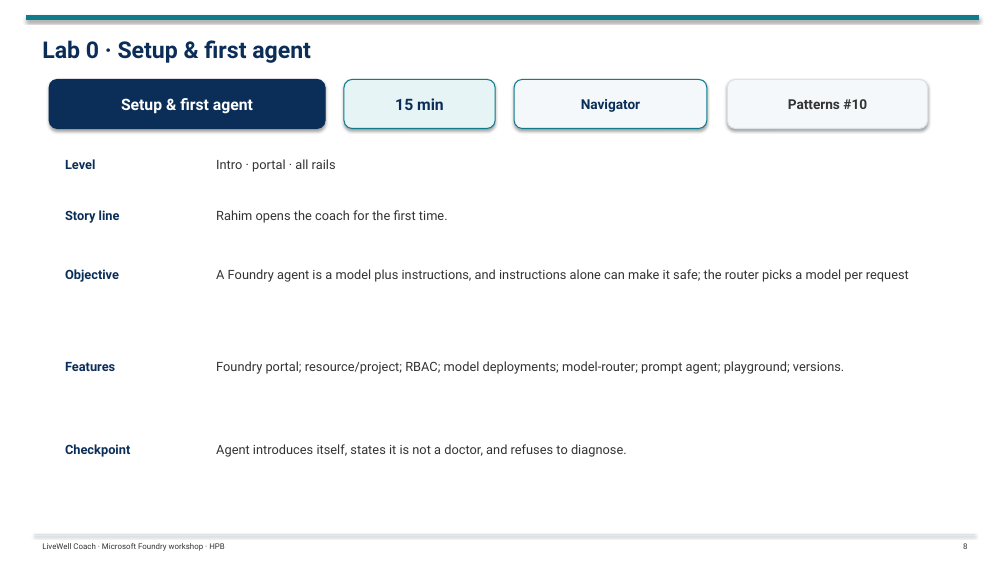
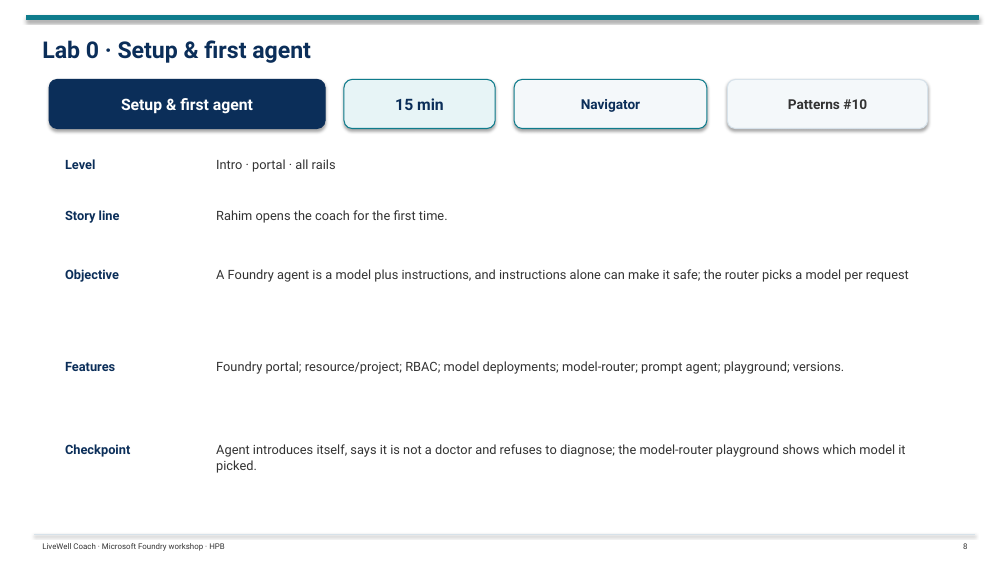
Before and after one commit to tonirex/livewell-foundry-workshop, a slide deck: slide 8 of deck/LiveWell-Foundry-Workshop-Day1.pptx. Drawn at 1008x567 pixels with LibreOffice and Linux fonts; fonts in the diff are those of the drawing. Boxes give left, top, right and bottom in pixels: in the first picture for what was removed or moved away, otherwise in the second. Text is boxed around its words. In the diff, an @@ line names an element or a change of style, - is before the commit and + after.

```diff
--- a/deck/LiveWell-Foundry-Workshop-Day1.pptx
+++ b/deck/LiveWell-Foundry-Workshop-Day1.pptx
@@ text at (216, 444, 905, 473): text changed @@
-Agent introduces itself, states it is not a doctor, and refuses to diagnose.
+Agent introduces itself, says it is not a doctor and refuses to diagnose; the model-router playground shows which model it picked.
```
Also in this commit, not shown: 11 other slides changed, 6 other files.
